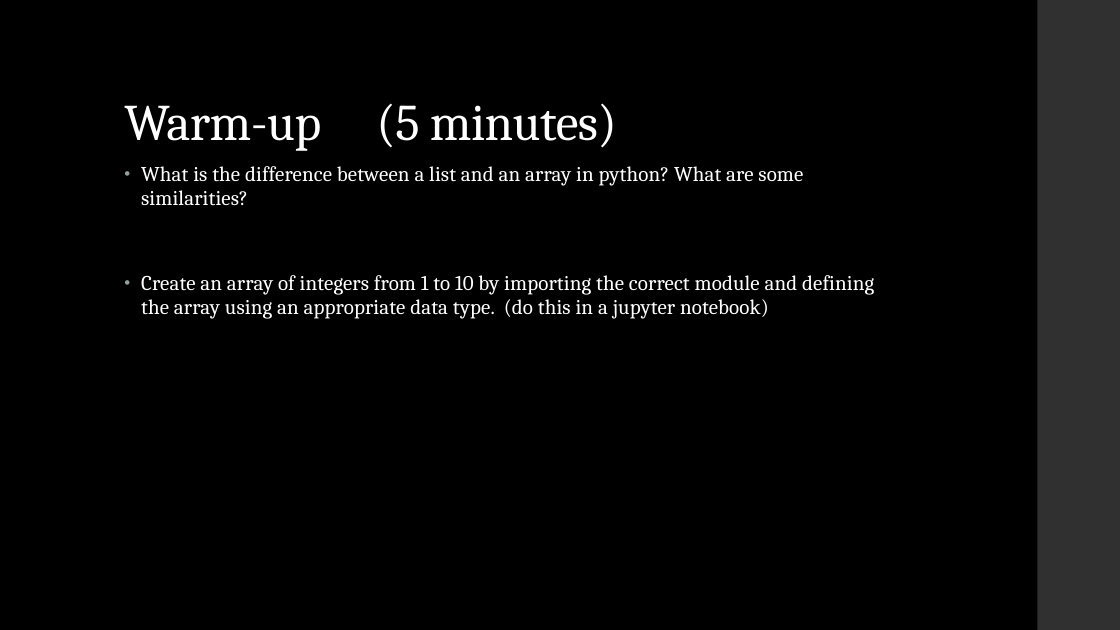
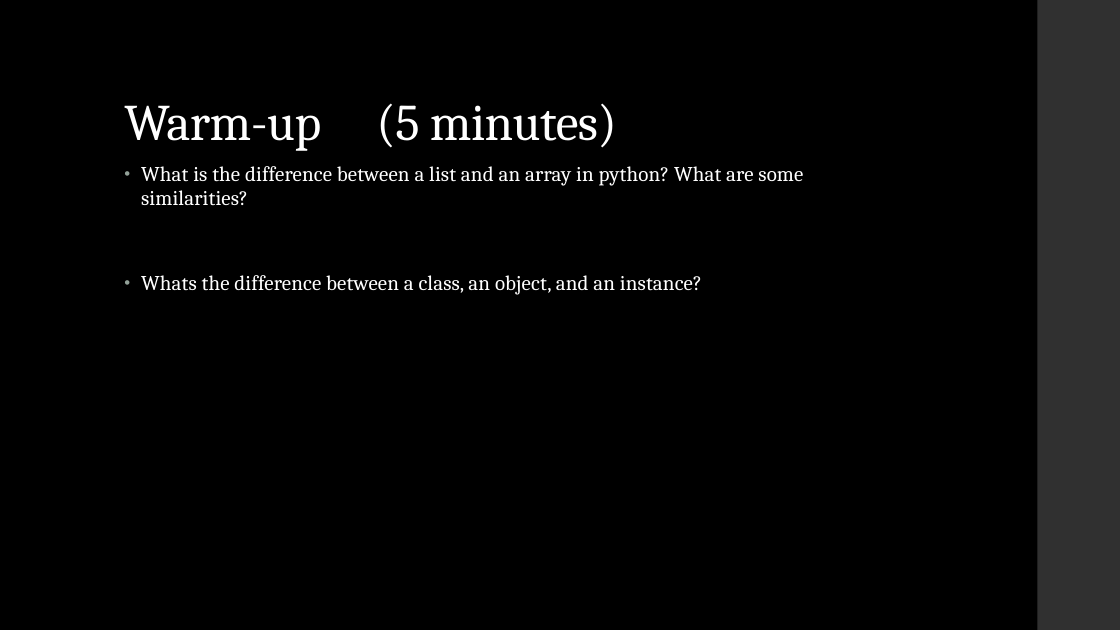
Before and after one commit to LaunchCoderGirlSTL/Data-Science-Assignments, a slide deck: slide 2 of course_material/week_03/week_03_presentation.pptx. Drawn at 1120x630 pixels with LibreOffice and Linux fonts; fonts in the diff are those of the drawing. Boxes give left, top, right and bottom in pixels: in the first picture for what was removed or moved away, otherwise in the second. Text is boxed around its words. In the diff, an @@ line names an element or a change of style, - is before the commit and + after.

Commit message:
week 3 class, hw, ppt

```diff
--- a/course_material/week_03/week_03_presentation.pptx
+++ b/course_material/week_03/week_03_presentation.pptx
@@ text at (141, 275, 702, 295): text changed @@
-• Create an array of integers from 1 to 10 by importing the correct module and defining the array using an appropriate data type. (do this in a jupyter notebook)
+• Whats the difference between a class, an object, and an instance?
```
Also in this commit, not shown: 2 other slides changed, 1 slide removed, 1 other file.
